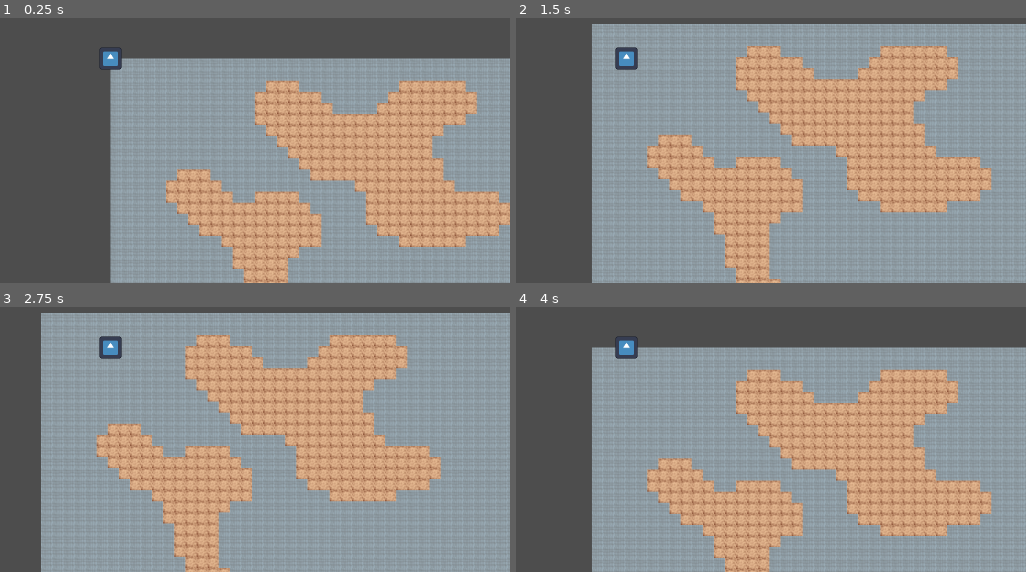
Above: before the commit, frames 1-4 (two rows, left to right).
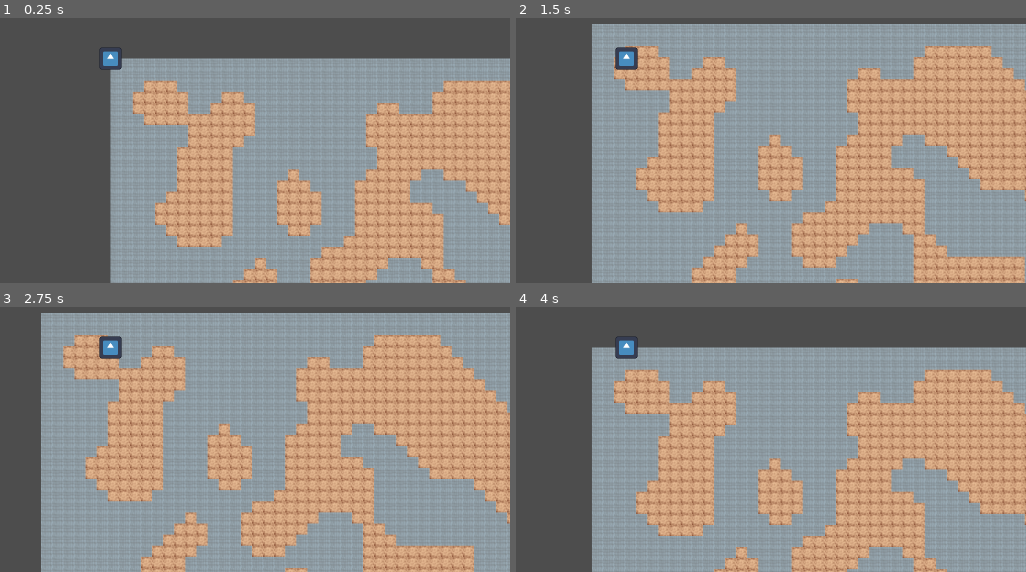
Above: after the commit, the same moments.

Repository: serviux/MysteryDungeon
Game: Godot game, scene res://main.tscn
Same seed, same stepped clock (60 frames per second), same inputs: the game is played once before the commit and once after it. The engine's default icon, where the game draws it, is replaced by a stand-in: a white triangle on a blue panel in a dark square.
Inputs:
- Up to frame 1 (0.25 s): no input
- Up to frame 2 (1.5 s): tap Enter at 0.5 s; hold D (move_right) 0.53-1.28 s; tap Space at 1.25 s; hold S (move_down) from 1.28 s (still down)
- Up to frame 3 (2.75 s): tap Enter at 2 s; release S (move_down) at 2.03 s; hold D (move_right) from 2.03 s (still down)
- Up to frame 4 (4 s): tap Space at 2.75 s; release D (move_right) at 2.78 s; hold W (move_up) 2.78-3.53 s; tap Enter at 3.5 s; hold A (move_left) from 3.53 s (still down)

The runs differ from the first frame. In frame 1, 28% of the frame differs, in the area x 25-100%, y 23-100%; in frame 2, 35%; in frame 3, 38%, in the area x 12-100%, y 10-100%; in frame 4, 31%.

Commit message:
Added map copy to avoid map corruption during algorithm

Diff:
--- a/Floor/MapGeneration.gd
+++ b/Floor/MapGeneration.gd
@@ -13,6 +13,7 @@
 @onready var CONSTANTS = %CONSTANTS
 var map = []
 var pseudo_random
+
 
 
 ##sets the seed for the pseudo-random number generator by getting a hashing the current system time or the provided seed string from user
@@ -70,13 +71,16 @@
 
 
 func smooth_map():
-	for x in range(len(map)):
-		for y in range(len(map[x])):
+	var map_copy = map.duplicate(true)
+	for x in range(len(map_copy)):
+		for y in range(len(map_copy[x])):
 			var neighbor_tiles = get_surrounding_tiles_count(x,y)
 			if(neighbor_tiles > 4):
-				map[x][y] = 1
+				map_copy[x][y] = 1
 			elif(neighbor_tiles < 4):
-				map[x][y] = 0
+				map_copy[x][y] = 0
+
+	map = map_copy
 
 
 
--- a/main.tscn
+++ b/main.tscn
@@ -17,7 +17,7 @@
 script = ExtResource("4_60b4u")
 fill_percent = 50
 smooth_iterations = 5
-map_seed = ""
-use_random_seed = true
+map_seed = "Awesome"
+use_random_seed = false
 
 [node name="CharacterBody2D" parent="." instance=ExtResource("2_0ef6t")]
